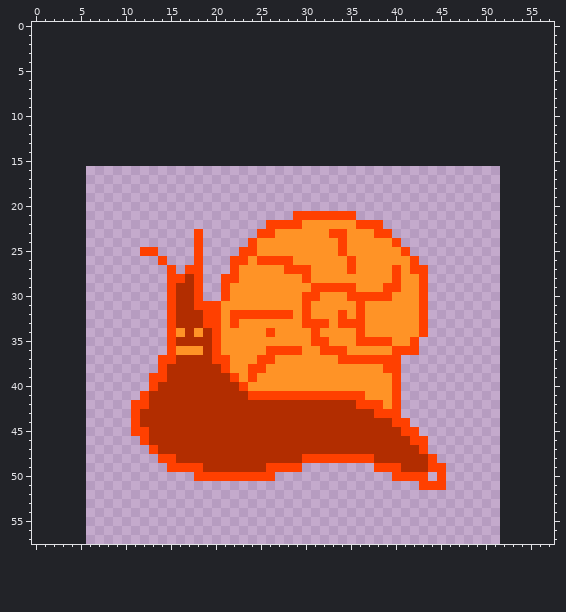
Two versions of one pixel-art sprite, img/item_1.png. That is the earlier state.
The file is 46x42 pixels. The old version is drawn lined up with the new one, on the new canvas.
After:
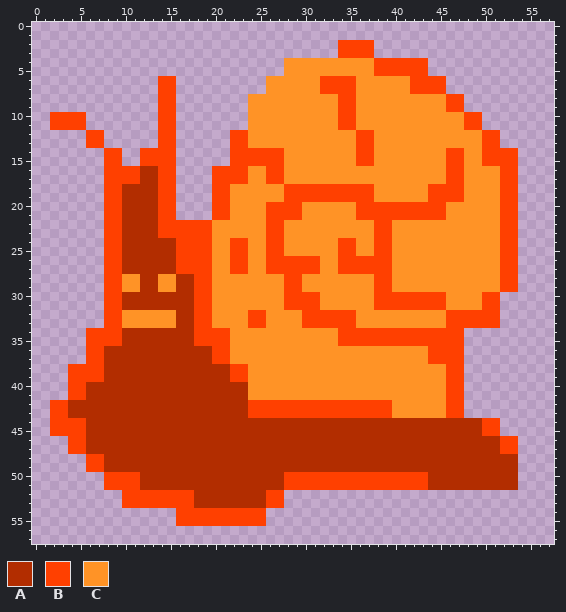
Palette (. is transparent): A #b22d00  B #ff4000  C #ff9326
The exact change:
canvas 46x42 -> 58x58, the old top-left corner now at 6,16
y 2..3: x 34..37 .... -> BBBB
y 4..5: x 28..43 ................ -> CCCCCCCCCCBBBBBB
y 6..7: x 14..15 .. -> BB; x 26..45 .................... -> CCCCCCBBBBCCCCCCBBBB
y 8..9: x 14..15 .. -> BB; x 24..47 ........................ -> CCCCCCCCCCBBCCCCCCCCCCBB
y 10..11: x 2..5 .... -> BBBB; x 14..15 .. -> BB; x 24..49 .......................... -> CCCCCCCCCCBBCCCCCCCCCCCCBB
y 12..13: x 6..7 .. -> BB; x 14..15 .. -> BB; x 22..51 .............................. -> BBCCCCCCCCCCCCBBCCCCCCCCCCCCBB
y 14..15: x 8..9 .. -> BB; x 12..15 .... -> BBBB; x 22..53 ................................ -> BBBBBBCCCCCCCCBBCCCCCCCCBBCCBBBB
y 16..17: x 8..15 ........ -> BBBBAABB; x 20..53 .................................. -> BBBBCCBBCCCCCCCCCCCCCCCCCCBBCCCCBB
y 18..19: x 8..15 ........ -> BBAAAABB; x 20..53 .................................. -> BBCCCCCCBBBBBBBBBBCCCCCCBBBBCCCCBB
y 20: x 8..15 ........ -> BBAAAABB; x 20..53 .................................. -> BBCCCCBBBBCCCCCCBBBBBBBBBBCCCCCCBB
y 21: x 8..15 ........ -> BBAAAABB; x 20..28 ......... -> BBCCCCBBB; x 30..53 BBBBBB.................. -> CCCCCCBBBBBBBBBBCCCCCCBB
y 22: x 8..25 .................. -> BBAAAABBBBBBCCCCCC; x 28..29 BB -> CC; x 36..37 BB -> CC; x 39..53 ............... -> BCCCCCCCCCCCCBB
y 23: x 8..17 .......... -> BBAAAABBBB; x 19..25 ......B -> BCCCCCC; x 27 C -> B; x 33..34 BB -> CC; x 40..53 .............. -> CCCCCCCCCCCCBB
y 24: x 8..17 .......... -> BBAAAAAABB; x 19..24 .....B -> BCCBBC; x 26..27 CC -> BB; x 35 C -> B; x 38..53 CCB............. -> BBCCCCCCCCCCCCBB
y 25: x 8..17 ....BB.... -> BBAAAAAABB; x 19..22 .... -> BCCB; x 24 B -> C; x 26..27 CC -> BB; x 35 C -> B; x 38..39 CC -> BB; x 41..53 B............ -> CCCCCCCCCCCBB
y 26: x 8..17 ......B... -> BBAAAAAABB; x 19..21 ... -> BCC; x 25 B -> C; x 29..31 CCC -> BBB; x 34 C -> B; x 36..39 CCCC -> BBBB; x 42..53 B........... -> CCCCCCCCCCBB
y 27: x 8..16 .......B. -> BBAAAAAAB; x 19..21 ... -> BCC; x 23 C -> B; x 26..27 CC -> BB; x 31 C -> B; x 34 C -> B; x 36..40 CCCCB -> BBBBC; x 42..53 BB.......... -> CCCCCCCCCCBB
y 28: x 8..16 .......BB -> BBCCAACCA; x 19..22 ..BB -> BCCC; x 28..30 CCB -> BBC; x 38..40 CCB -> BBC; x 43..53 B.......... -> CCCCCCCCCBB
y 29: x 8..15 .......B -> BBCCAACC; x 19..21 ..B -> BCC; x 28..29 CC -> BB; x 31..35 BBBBB -> CCCCC; x 38 C -> B; x 40 B -> C; x 43..53 B.......... -> CCCCCCCCCBB
y 30: x 8..15 .......B -> BBAAAAAA; x 19..21 ..B -> BCC; x 28..29 CC -> BB; x 35..37 BBB -> CCC; x 40..42 CCC -> BBB; x 44..51 ........ -> BBCCCCBB
y 31: x 8..15 .......B -> BBAAAAAA; x 20 B -> C; x 28..29 CC -> BB; x 31 C -> B; x 36 B -> C; x 38..42 CCCCC -> BBBBB; x 44..51 ........ -> BBCCCCBB
y 32: x 8..15 .......B -> BBCCCCCC; x 18 A -> B; x 20 B -> C; x 22..23 BB -> CC; x 26..28 BBB -> CCC; x 31..33 CCC -> BBB; x 35..36 CB -> BC; x 43..51 B........ -> CCCBBBBBB
y 33: x 8..15 .......B -> BBCCCCCC; x 18 A -> B; x 20 B -> C; x 22 B -> C; x 24..25 CC -> BB; x 33 C -> B; x 36 B -> C; x 43..51 B........ -> CCCBBBBBB
y 34: x 6..16 .........BC -> BBBBAAAAAAA; x 18..19 CA -> BB; x 21 C -> B; x 26 B -> C; x 31 B -> C; x 34..35 CC -> BB; x 37..42 CCCCCC -> BBBBBB; x 44..47 .... -> BBBB
y 35: x 6..15 .........B -> BBBBAAAAAA; x 18..19 AA -> BB; x 21 C -> B; x 31..32 BB -> CC; x 34..35 CC -> BB; x 40..41 CC -> BB; x 43..47 ..... -> BBBBB
y 36: x 6..18 .........BCCC -> BBAAAAAAAAAAA; x 21 C -> B; x 26..29 BBBB -> CCCC; x 32..34 BBB -> CCC; x 40..47 BBB..... -> CCCCBBBB
y 37: x 6..15 ........BB -> BBAAAAAAAA; x 25..26 BB -> CC; x 34..47 BBBBBBB....... -> CCCCCCCCCCBBBB
y 38: x 4..14 ..........B -> BBBBAAAAAAA; x 21..25 BCCBB -> ABBCC; x 39..47 BB....... -> CCCCCCCBB
y 39: x 4..14 .........BB -> BBBBAAAAAAA; x 23..24 CB -> BC; x 40..47 B....... -> CCCCCCBB
y 40: x 4..13 .........B -> BBAAAAAAAA; x 23 B -> A; x 40..47 B....... -> CCCCCCBB
y 41: x 4..12 ........B -> BBAAAAAAA; x 24..36 BBBBBBBBBBBBB -> CCCCCCCCCCCCC; x 40..47 B....... -> CCCCCCBB
y 42: x 2..12 .........BB -> BBAAAAAAAAA; x 24..35 AAAAAAAAAAAA -> BBBBBBBBBBBB; x 39..47 CB....... -> BCCCCCCBB
y 43: x 2..11 .........B -> BBAAAAAAAA; x 24..37 AAAAAAAAAAAAAA -> BBBBBBBBBBBBBB; x 40..47 B....... -> CCCCCCBB
y 44: x 2..11 .........B -> BBBBAAAAAA; x 40..51 BB.......... -> AAAAAAAAAABB
y 45: x 2..12 .........BB -> BBBBAAAAAAA; x 41..51 BB......... -> AAAAAAAAABB
y 46: x 4..12 ........B -> BBAAAAAAA; x 42..53 BB.......... -> AAAAAAAAAABB
y 47: x 4..13 .........B -> BBAAAAAAAA; x 43..53 B.......... -> AAAAAAAAABB
y 48: x 6..15 ........BB -> BBAAAAAAAA; x 30..37 BBBBBBBB -> AAAAAAAA; x 44..53 B......... -> AAAAAAAAAA
y 49: x 6..18 .........BBBB -> BBAAAAAAAAAAA; x 26..40 BBBB........BBB -> AAAAAAAAAAAAAAA; x 44..53 BB........ -> AAAAAAAAAA
y 50: x 8..39 ..........BBBBBBBBB............. -> BBBBAAAAAAAAAAAAAAAABBBBBBBBBBBB; x 44..53 .B........ -> AAAAAAAAAA
y 51: x 8..42 ................................... -> BBBBAAAAAAAAAAAAAAAABBBBBBBBBBBBBBB; x 44..53 BB........ -> AAAAAAAAAA
y 52..53: x 10..27 .................. -> BBBBBBBBAAAAAAAABB
y 54..55: x 16..25 .......... -> BBBBBBBBBB
Changed places in both pictures, as pixel boxes (x1, y1, x2, y2):
changed: (50, 40, 518, 526)
